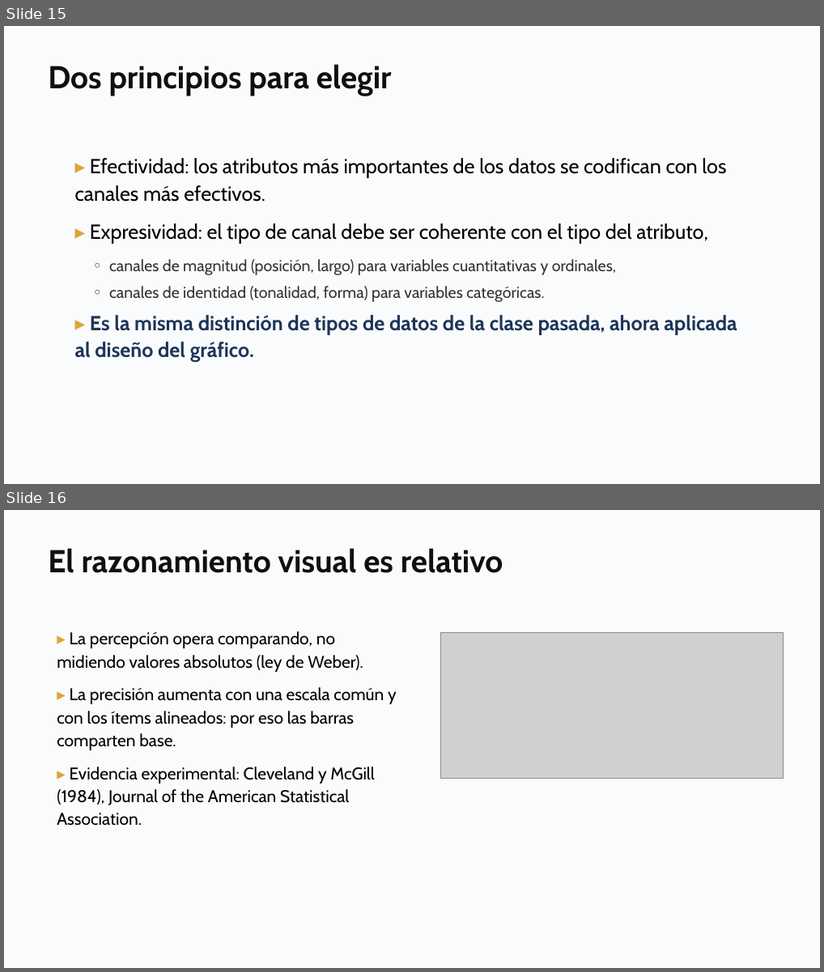
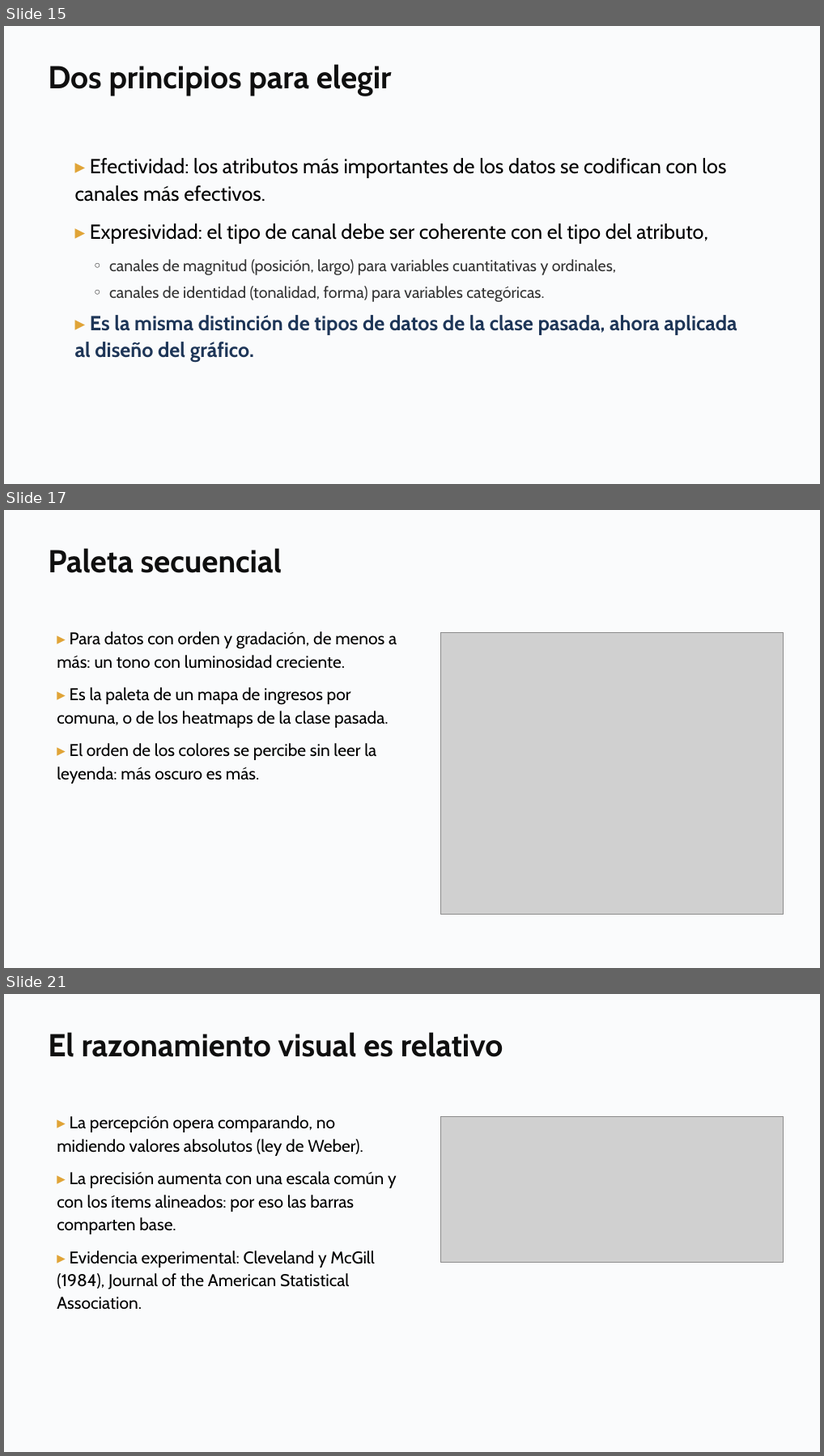
Before and after one commit to daniopitz/cienciadatos, a slide deck: presentaciones/clase03_visualizacion_eda.pptx. Shown one above the other, each under a label of ours: slides 15 and 16 before the commit, slides 15, 17 and 21 after it; the slides between them are not shown. The pictures are 824x972 and 824x1456 pixels, drawn with LibreOffice and Linux fonts; fonts in the diff are those of the drawing; grey boxes stand for pictures. Boxes give left, top, right and bottom in pixels: in the first picture for what was removed or moved away, otherwise in the second. Text is boxed around its words. In the diff, an @@ line names an element or a change of style, - is before the commit and + after.

```diff
--- a/presentaciones/clase03_visualizacion_eda.pptx
+++ b/presentaciones/clase03_visualizacion_eda.pptx
@@ slide 17 added at bbox=[4, 510, 820, 968], background #FFFFFF @@
@@ rectangle added at bbox=[4, 510, 820, 968], fill #FAFBFC @@
@@ text added at bbox=[48, 548, 282, 573], 28 pt, text #0F0F0F, bold @@
+Paleta secuencial
@@ text added at bbox=[57, 632, 397, 784], 15 pt, text #000000 @@
+▸ Para datos con orden y gradación, de menos a más: un tono con luminosidad creciente.
+▸ Es la paleta de un mapa de ingresos por comuna, o de los heatmaps de la clase pasada.
+▸ El orden de los colores se percibe sin leer la leyenda: más oscuro es más.
@@ picture added at bbox=[441, 632, 784, 915] @@
@@ what was slide 16 is now slide 21 @@
```
Also in this commit, not shown: 2 slides changed, 4 other slides added, 3 other files.
